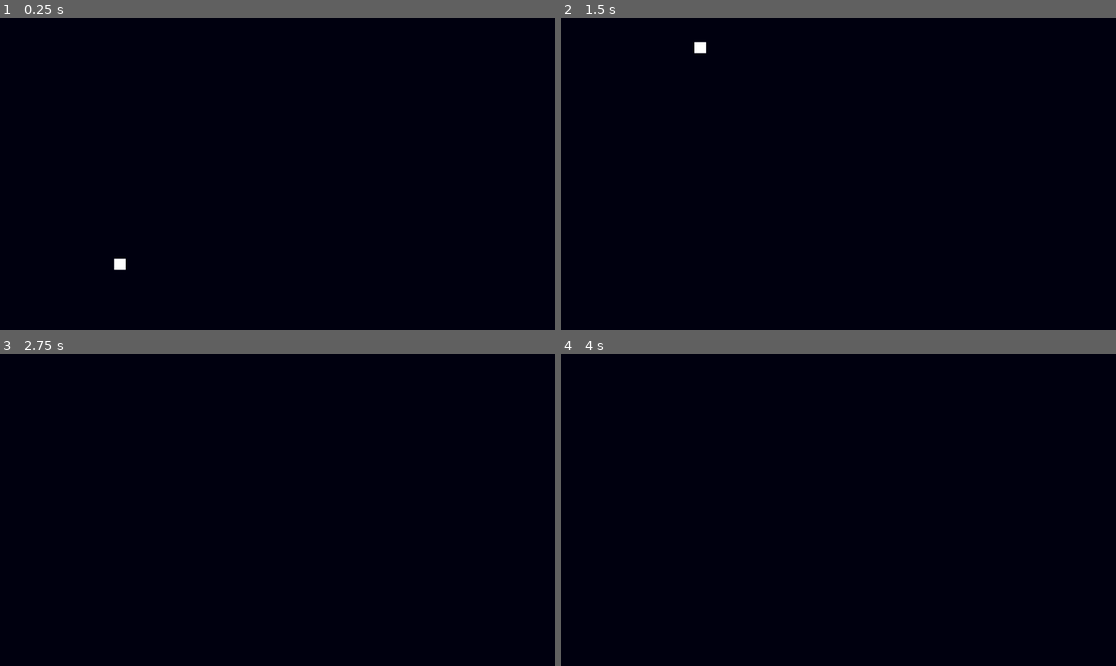
Above: before the commit, frames 1-4 (two rows, left to right).
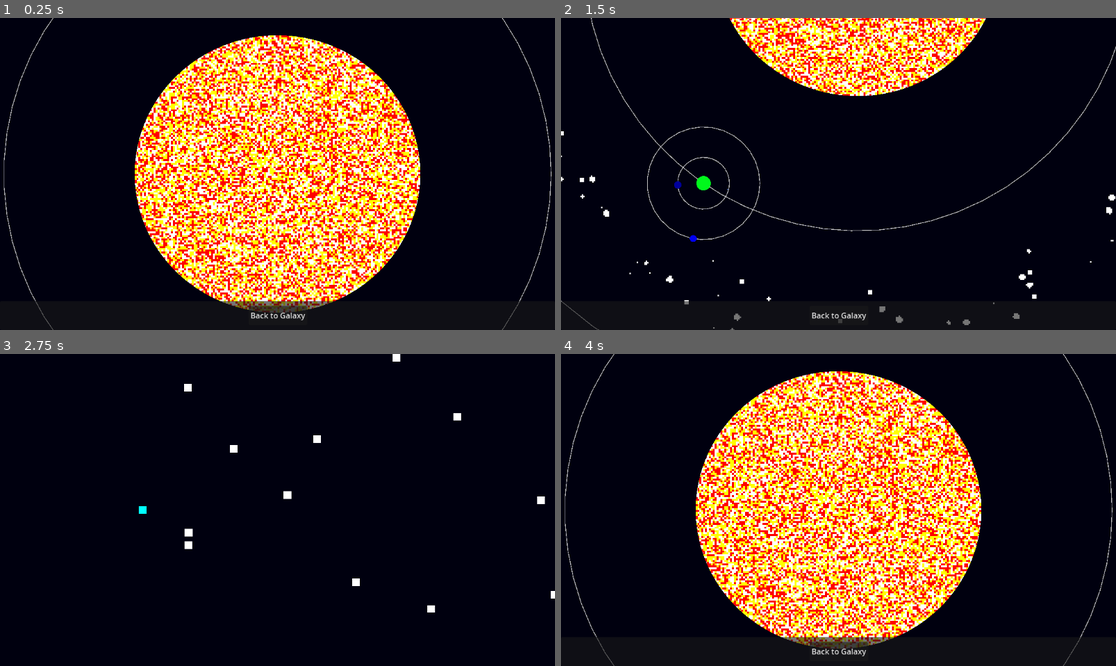
Above: after the commit, the same moments.

Repository: indifferenteye/hegswarm
Game: Godot game, scene res://scenes/galaxy.tscn
The game is run twice, just before and just after one commit, with the same random seed, the same clock (stepped at 60 frames per second) and the same inputs.
Inputs (mouse positions are in pixels of both pictures, inside the frame that each line leads up to):
- Up to frame 1 (0.25 s): no input
- Up to frame 2 (1.5 s): tap Enter at 0.5 s; move the mouse to (683, 264) at 0.52 s; hold S (camera_move_down) 0.53-1.28 s; click (683, 264) at 0.67 s; move the mouse to (727, 189) at 1.27 s; tap A (camera_move_left) at 1.35 s; click (727, 189) at 1.42 s
- Up to frame 3 (2.75 s): tap Space (toggle_star_system) at 2 s; move the mouse to (333, 441) at 2.02 s; hold D (camera_move_right) from 2.03 s (still down); click (333, 441) at 2.17 s
- Up to frame 4 (4 s): move the mouse to (810, 572) at 2.77 s; release D (camera_move_right) at 2.78 s; tap W (camera_move_up) at 2.85 s; click (810, 572) at 2.92 s; tap Enter at 3.5 s; move the mouse to (1005, 556) at 3.52 s; hold Space (toggle_star_system) from 3.53 s (still down); click (1005, 556) at 3.67 s

The runs differ from the first frame. In frame 1, 37% of the frame differs, in the area x 0-100%, y 0-100%; in frame 2, 9.9%; in frame 3, 0.5%; in frame 4, 37%.
Error before the commit: Parse Error: Class "DroneManager" hides an autoload singleton. (res://scripts/world/drone_manager.gd:3)

Commit message:
Remove class_name from DroneManager

Diff:
--- a/scripts/world/drone_manager.gd
+++ b/scripts/world/drone_manager.gd
@@ -1,6 +1,4 @@
 extends Node
-
-class_name DroneManager
 
 ##
 ## Maintains drone counts and positions between scenes.
